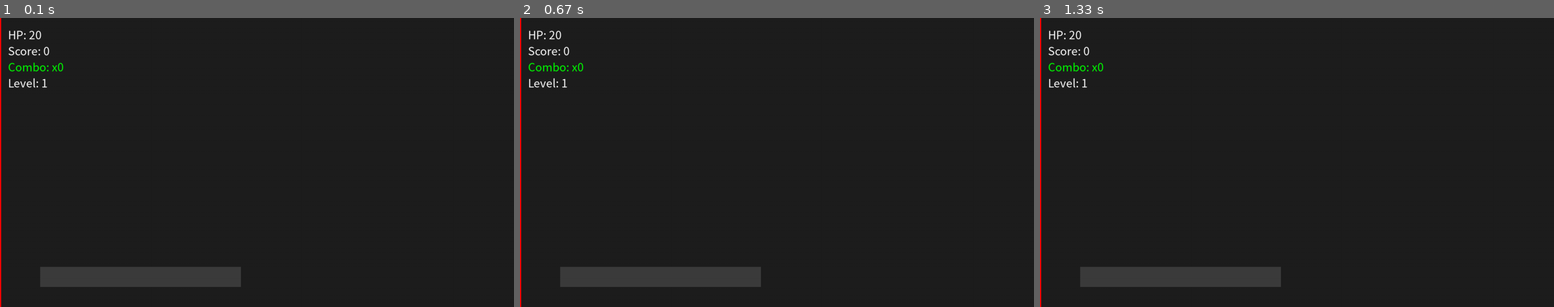
Above: before the commit, frames 1-3 (left to right).
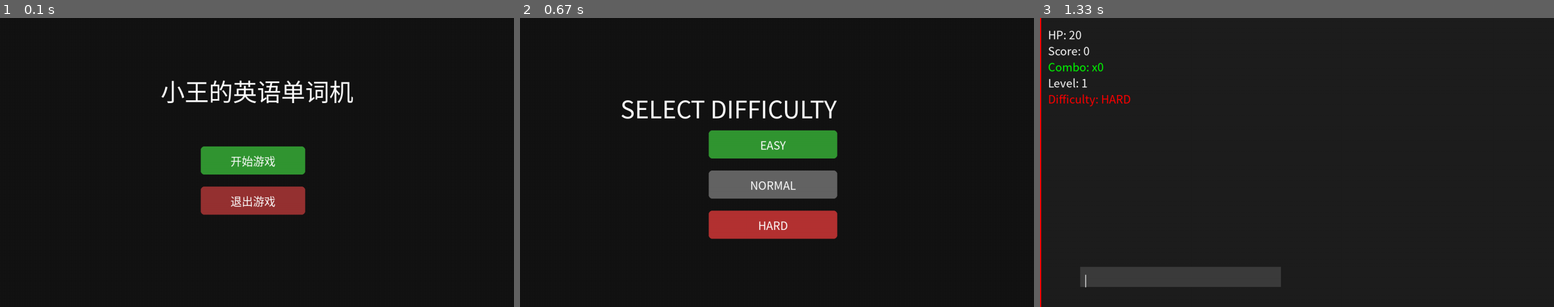
Above: after the commit, the same moments.

Repository: AYANAMIG/-Pygame-
Game: pygame game, started from main.py
Two runs of this game, one before a commit and one after it. Both use one fixed random seed, a clock stepped at 60 frames per second and the inputs below.
Inputs (mouse positions are in pixels of both pictures, inside the frame that each line leads up to):
- Up to frame 1 (0.1 s): no input
- Up to frame 2 (0.67 s): click (777, 162) at 0.38 s
- Up to frame 3 (1.33 s): click (1348, 226) at 0.72 s; tap Space at 1 s

The runs differ from the first frame. In frame 1, 8.6% of the frame differs, in the area x 0-69%, y 0-100%; in frame 2, 12%, in the area x 0-62%, y 0-100%; in frame 3, 0.2%.

Commit message:
Add button system, mouse menu and difficulty selection

Diff:
--- a/config.py
+++ b/config.py
@@ -3,7 +3,9 @@
 
 GAME_TITLE = "小王的英语单词机"
 
-FPS = 60
+FPS = 120
+
+BASE_MONSTER_SPEED = 0.05 #单词的速度
 
 WHITE = (255,255,255)
 BLACK = (0,0,0)
--- a/game/button.py
+++ b/game/button.py
@@ -0,0 +1,82 @@
+import pygame
+
+
+class Button:
+
+    def __init__(
+            self,
+            x,
+            y,
+            width,
+            height,
+            text,
+            font,
+            color,
+            hover_color
+    ):
+
+        self.rect = pygame.Rect(
+            x,
+            y,
+            width,
+            height
+        )
+
+        self.text = text
+
+        self.font = font
+
+        self.color = color
+
+        self.hover_color = hover_color
+
+    def draw(
+            self,
+            screen
+    ):
+
+        mouse_pos = pygame.mouse.get_pos()
+
+        current_color = self.color
+
+        if self.rect.collidepoint(
+                mouse_pos
+        ):
+            current_color = self.hover_color
+
+        pygame.draw.rect(
+            screen,
+            current_color,
+            self.rect,
+            border_radius=8
+        )
+
+        text_surface = self.font.render(
+            self.text,
+            True,
+            (255, 255, 255)
+        )
+
+        text_rect = text_surface.get_rect(
+            center=self.rect.center
+        )
+
+        screen.blit(
+            text_surface,
+            text_rect
+        )
+
+    def is_clicked(
+            self,
+            event
+    ):
+
+        return (
+            event.type == pygame.MOUSEBUTTONDOWN
+            and
+            event.button == 1
+            and
+            self.rect.collidepoint(
+                event.pos
+            )
+        )
--- a/game/monster.py
+++ b/game/monster.py
@@ -1,6 +1,6 @@
 import pygame
 import random
-
+from config import *
 
 class Monster:
 
@@ -39,7 +39,9 @@
             550
         )
 
-        self.speed = 2 + difficulty
+        self.speed = (
+            BASE_MONSTER_SPEED + difficulty * 0.5
+        )
 
     def update(self):
 
--- a/import_words.py
+++ b/import_words.py
@@ -0,0 +1,40 @@
+# import pandas as pd
+# import sqlite3
+#
+# # 读取Excel
+# df = pd.read_excel("words.xlsx")
+#
+# # 连接数据库
+# conn = sqlite3.connect("words.db")
+#
+# cursor = conn.cursor()
+#
+# for _, row in df.iterrows():
+#
+#     cursor.execute(
+#         """
+#         INSERT INTO words
+#         (
+#             word,
+#             hint,
+#             difficulty,
+#             level
+#         )
+#         VALUES
+#         (
+#             ?, ?, ?, ?
+#         )
+#         """,
+#         (
+#             row["word"],
+#             row["hint"],
+#             row["difficulty"],
+#             row["level"]
+#         )
+#     )
+#
+# conn.commit()
+#
+# conn.close()
+#
+# print("导入完成")
--- a/main.py
+++ b/main.py
@@ -5,9 +5,15 @@
 
 from game.player import Player
 from game.monster import Monster
+from game.button import Button
 from data.db_manager import DBManager
 
 pygame.init()
+
+pygame.key.set_repeat(
+    250,   # 按住300ms后开始重复
+    30     # 每40ms重复一次
+)
 
 # 开启文本输入
 pygame.key.start_text_input()
@@ -41,6 +47,8 @@
 
 boss_spawned_level = 0
 
+boss_warning_timer = 0
+
 db = DBManager()
 
 monsters = []
@@ -50,7 +58,68 @@
 
 input_text = ""
 
+cursor_timer = 0
+
+cursor_visible = True
+
 running = True
+
+game_state = "menu" #开始菜单
+difficulty_mode = "normal"
+start_button = Button(
+    500,
+    320,
+    260,
+    70,
+    "开始游戏",
+    font,
+    (50, 150, 50),
+    (80, 200, 80)
+)
+
+exit_button = Button(
+    500,
+    420,
+    260,
+    70,
+    "退出游戏",
+    font,
+    (150, 50, 50),
+    (220, 80, 80)
+)
+
+easy_button = Button(
+    470,
+    280,
+    320,
+    70,
+    "EASY",
+    font,
+    (50,150,50),
+    (80,220,80)
+)
+
+normal_button = Button(
+    470,
+    380,
+    320,
+    70,
+    "NORMAL",
+    font,
+    (100,100,100),
+    (180,180,180)
+)
+
+hard_button = Button(
+    470,
+    480,
+    320,
+    70,
+    "HARD",
+    font,
+    (180,50,50),
+    (255,80,80)
+)
 
 while running:
 
@@ -67,12 +136,139 @@
         # ==================
         elif event.type == pygame.TEXTINPUT:
 
-            input_text += event.text
+            if game_state == "playing":
+
+                cursor_timer += 1
+
+                if cursor_timer >= 30:
+                    cursor_timer = 0
+
+                    cursor_visible = not cursor_visible
+
+                text = event.text.lower()
+
+                if text.isalpha():
+                    input_text += text
+
+        #这个区分大小写，专门做了优化，采用了大小写不会影响输入，输出都为小写
+        # elif event.type == pygame.TEXTINPUT:
+        #
+        #     if (
+        #             game_state == "playing"
+        #             and
+        #             event.text.isalpha()
+        #     ):
+        #         input_text += event.text
 
         # ==================
         # 功能按键
         # ==================
+
+        elif event.type == pygame.MOUSEBUTTONDOWN:
+
+            if game_state == "menu":
+
+                if start_button.is_clicked(event):
+
+                    game_state = "difficulty"
+
+                elif exit_button.is_clicked(event):
+
+                    running = False
+
+            elif game_state == "difficulty":
+
+                if easy_button.is_clicked(event):
+
+                    difficulty_mode = "easy"
+                    spawn_interval = 180
+                    game_state = "playing"
+
+                elif normal_button.is_clicked(event):
+
+                    difficulty_mode = "normal"
+                    spawn_interval = 120
+                    game_state = "playing"
+
+                elif hard_button.is_clicked(event):
+
+                    difficulty_mode = "hard"
+                    spawn_interval = 80
+                    game_state = "playing"
+
         elif event.type == pygame.KEYDOWN:
+
+            # ==================
+            # Game Over 控制
+            # ==================
+
+            if player.is_dead():
+
+                if event.key == pygame.K_r:
+
+                    player = Player()
+
+                    monsters.clear()
+
+                    combo = 0
+
+                    input_text = ""
+
+                    spawn_timer = 0
+
+                    boss_spawned_level = 0
+
+                    game_state = "playing"
+
+                elif event.key == pygame.K_ESCAPE:
+
+                    player = Player()
+
+                    monsters.clear()
+
+                    combo = 0
+
+                    input_text = ""
+
+                    spawn_timer = 0
+
+                    boss_spawned_level = 0
+
+                    game_state = "menu"
+
+                continue
+
+            # ==================
+            # 菜单
+            # ==================
+                continue
+            # ==================
+            # 难度选择
+            # ==================
+
+            if game_state == "difficulty":
+
+                if game_state == "difficulty":
+
+                    if easy_button.is_clicked(event):
+
+                        difficulty_mode = "easy"
+                        spawn_interval = 180
+                        game_state = "playing"
+
+                    elif normal_button.is_clicked(event):
+
+                        difficulty_mode = "normal"
+                        spawn_interval = 120
+                        game_state = "playing"
+
+                    elif hard_button.is_clicked(event):
+
+                        difficulty_mode = "hard"
+                        spawn_interval = 80
+                        game_state = "playing"
+
+                    continue
 
             if event.key == pygame.K_BACKSPACE:
 
@@ -122,7 +318,10 @@
     # 游戏逻辑
     # ==================
 
-    if not player.is_dead():
+    if game_state == "playing":
+
+        if boss_warning_timer > 0:
+            boss_warning_timer -= 1
 
         spawn_timer += 1
 
@@ -152,6 +351,8 @@
                 boss_spawned_level = player.level
 
             if is_boss:
+                boss_warning_timer = 180
+
                 print(
                     f"Boss Spawn! Level {player.level}"
                 )
@@ -178,6 +379,68 @@
                 combo = 0
 
     # ==================
+    # MENU
+    # ==================
+
+    if game_state == "menu":
+        screen.fill((20, 20, 20))
+
+        title = big_font.render(
+            "小王的英语单词机",
+            True,
+            WHITE
+        )
+
+        title_rect = title.get_rect(
+            center=(
+                SCREEN_WIDTH // 2,
+                180
+            )
+        )
+
+        start_button.draw(
+            screen
+        )
+
+        exit_button.draw(
+            screen
+        )
+
+        screen.blit(
+            title,
+            title_rect
+        )
+
+        pygame.display.update()
+
+        continue
+
+    # ==================
+    # DIFFICULTY
+    # ==================
+
+    if game_state == "difficulty":
+        screen.fill((20, 20, 20))
+
+        title = big_font.render(
+            "SELECT DIFFICULTY",
+            True,
+            WHITE
+        )
+
+        easy_button.draw(screen)
+
+        normal_button.draw(screen)
+
+        hard_button.draw(screen)
+
+        screen.blit(title, (250, 180))
+
+        pygame.display.update()
+
+        continue
+
+    # ==================
     # 绘制
     # ==================
 
@@ -209,6 +472,20 @@
         WHITE
     )
 
+    difficulty_color = WHITE
+
+    if difficulty_mode == "easy":
+        difficulty_color = GREEN
+
+    elif difficulty_mode == "hard":
+        difficulty_color = RED
+
+    difficulty_text = font.render(
+        f"Difficulty: {difficulty_mode.upper()}",
+        True,
+        difficulty_color
+    )
+
     screen.blit(
         hp_text,
         (20, 20)
@@ -227,6 +504,11 @@
     screen.blit(
         level_text,
         (20, 140)
+    )
+
+    screen.blit(
+        difficulty_text,
+        (20, 180)
     )
 
     pygame.draw.line(
@@ -259,8 +541,13 @@
         )
     )
 
+    display_text = input_text
+
+    if cursor_visible:
+        display_text += "|"
+
     input_surface = font.render(
-        input_text,
+        display_text,
         True,
         WHITE
     )
@@ -277,19 +564,61 @@
     # Game Over
     # ==================
 
+    if boss_warning_timer > 0:
+        warning_text = big_font.render(
+            "BOSS INCOMING!",
+            True,
+            RED
+        )
+
+        screen.blit(
+            warning_text,
+            (
+                SCREEN_WIDTH // 2 - 220,
+                80
+            )
+        )
+
     if player.is_dead():
-
         game_over = big_font.render(
             "GAME OVER",
             True,
             RED
         )
 
+        restart_text = font.render(
+            "Press R To Restart",
+            True,
+            WHITE
+        )
+
+        menu_text = font.render(
+            "Press ESC To Menu",
+            True,
+            WHITE
+        )
+
         screen.blit(
             game_over,
             (
                 SCREEN_WIDTH // 2 - 180,
-                SCREEN_HEIGHT // 2 - 50
+                SCREEN_HEIGHT // 2 - 80
+            )
+        )
+
+        screen.blit(
+            restart_text,
+            (
+                SCREEN_WIDTH // 2 - 120,
+                SCREEN_HEIGHT // 2 + 10
+            )
+        )
+
+        screen.blit(
+            menu_text,
+            (
+                SCREEN_WIDTH // 2 - 120,
+                SCREEN_HEIGHT // 2 + 50
             )
         )
 
Binary file changed: words.db
Not shown, changed: .gitignore
